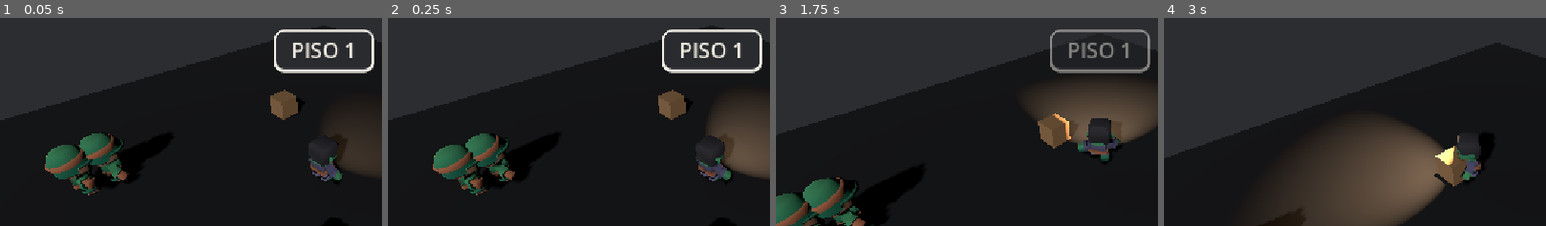
Above: before the commit, frames 1-4 (left to right).
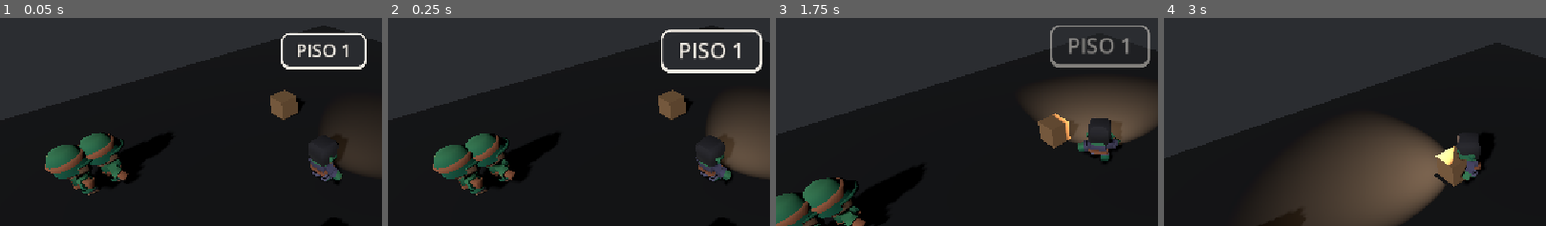
Above: after the commit, the same moments.

Repository: SofiaRubiano10/Zombivors_4to
Game: Godot game, scene res://prueba_sofia.tscn
Two runs of this game, one before a commit and one after it. Both use one fixed random seed, a clock stepped at 60 frames per second and the inputs below. This scene is started directly instead of the project's main scene.
Inputs:
- Up to frame 1 (0.05 s): no input
- Up to frame 2 (0.25 s): no input
- Up to frame 3 (1.75 s): tap Enter at 0.5 s; hold Shift (correr) 0.53-1.28 s; hold W (move_up) from 0.53 s (still down); tap Space (embestir) at 1.35 s
- Up to frame 4 (3 s): release W (move_up) at 2.03 s; hold A (move_left) from 2.03 s (still down); tap E (interactuar) at 2.1 s; tap F at 2.85 s
The pictures show only the part of the screen within x 8-58%, y 11-61%; the shares and areas given below are measured in that part.

The runs differ from the first frame. In frame 1, 2.5% of the frame differs, in the area x 71-98%, y 5-27%; in frame 2, 0.9%; in frame 3, 2.2%; in frame 4, nothing differs.

Commit message:
C7-04 avisos y contadores que reaccionan
Los avisos entran con un salto, con el borde del color del aviso, y salen
subiendo. Los puntos cuentan hacia arriba y sueltan un "+100" flotante; si la
run supera el récord lo dice. Cada alimento comido hace saltar su punto. En los
últimos 30 s antes de que cierre la salida el reloj se pone rojo y late, y si la
salida está abierta dice "CIERRA EN N s". La embestida destella al recargarse.

Co-authored-by: Juan Rojano <178296646+Jero-Rojano@users.noreply.github.com>

Diff:
--- a/hud.gd
+++ b/hud.gd
@@ -14,6 +14,10 @@
 # queda un momento (se ve cuánto dolió), el recuadro tiembla y se pone rojo con
 # cada golpe, destella al curar y, con poca vida, late junto a un borde rojo en
 # la pantalla. El color va de verde (sano) a ámbar y a rojo.
+# Clase 7: lo demás también reacciona. Los avisos entran con un salto y salen
+# subiendo; los puntos cuentan hacia arriba y sueltan un "+100" flotante; cada
+# alimento comido hace saltar su punto; el reloj se pone rojo y late en los
+# últimos 30 s antes de que cierre la salida; la embestida destella al recargarse.
 
 const COLOR_PELIGRO = Color("#B22222")
 const COLOR_HUESO = Color(0.949, 0.929, 0.894)
@@ -26,6 +30,8 @@
 @export var rapidez_rastro = 60.0
 # Por debajo de esta fracción de vida el recuadro late y aparece el borde rojo.
 @export var umbral_poca_vida = 0.3
+# Segundos antes del cierre de la salida en los que el reloj avisa.
+@export var aviso_cierre = 30.0
 
 @onready var raiz = $Raiz
 @onready var panel_vida = $Raiz/PanelVida
@@ -66,6 +72,11 @@
 var pos_vida = Vector2.ZERO
 var relleno_vida = null
 var latido = 0.0
+var pos_aviso_y = 0.0
+var puntos_mostrados = -1.0
+var puntos_objetivo = -1
+var cargas_vistas = -1
+var segundo_visto = -1
 var partida = null
 var jugador = null
 var interactuar = null
@@ -91,6 +102,7 @@
 	relleno_vida = barra_vida.get_theme_stylebox("fill").duplicate()
 	barra_vida.add_theme_stylebox_override("fill", relleno_vida)
 	pos_vida = panel_vida.position
+	pos_aviso_y = aviso.position.y
 	salud.cambio.connect(mostrar)
 	salud.golpeado.connect(_al_recibir_golpe)
 	mostrar(salud.vida)
@@ -152,10 +164,39 @@
 		return
 	texto_aviso.text = texto
 	texto_aviso.add_theme_color_override("font_color", color)
+	var caja = aviso.get_theme_stylebox("panel").duplicate()
+	if caja is StyleBoxFlat:
+		caja.border_color = color
+	aviso.add_theme_stylebox_override("panel", caja)
 	aviso.visible = true
 	centrar(aviso)
+	saltar(aviso, 0.6)
 	reloj_aviso = duracion_aviso
 	prioridad_aviso = prioridad
+
+# Un salto de tamaño que vuelve a 1 con rebote. desde < 1 crece, > 1 encoge.
+func saltar(control, desde = 1.3):
+	control.pivot_offset = control.size * 0.5
+	if control.has_meta("salto") and control.get_meta("salto").is_valid():
+		control.get_meta("salto").kill()
+	control.scale = Vector2.ONE * desde
+	var t = control.create_tween()
+	t.tween_property(control, "scale", Vector2.ONE, 0.3).set_trans(Tween.TRANS_BACK).set_ease(Tween.EASE_OUT)
+	control.set_meta("salto", t)
+
+# Texto que sube y se desvanece ("+100").
+func flotar(texto, color, donde):
+	var l = Label.new()
+	l.text = texto
+	l.add_theme_color_override("font_color", color)
+	l.add_theme_font_size_override("font_size", 20)
+	l.mouse_filter = Control.MOUSE_FILTER_IGNORE
+	raiz.add_child(l)
+	l.position = donde - l.get_minimum_size() * Vector2(1.0, 0.0)
+	var t = l.create_tween().set_parallel()
+	t.tween_property(l, "position:y", donde.y - 34.0, 0.9).set_ease(Tween.EASE_OUT)
+	t.tween_property(l, "modulate:a", 0.0, 0.9).set_delay(0.3)
+	t.chain().tween_callback(l.queue_free)
 
 # Un recuadro anclado al centro se ajusta a su texto y vuelve al medio.
 func centrar(control):
@@ -167,6 +208,10 @@
 	# El último medio segundo se desvanece.
 	aviso.modulate.a = clampf(reloj_aviso / 0.5, 0.0, 1.0)
 	aviso.visible = reloj_aviso > 0.0
+	# Y mientras se desvanece, sube un poco.
+	aviso.position.y = pos_aviso_y - (1.0 - aviso.modulate.a) * 14.0
+	for panel in [panel_objetivo, panel_puntos, panel_embestida]:
+		panel.modulate = panel.modulate.lerp(Color.WHITE, 1.0 - exp(-6.0 * delta))
 	animar_vida(delta)
 	actualizar_objetivo()
 	actualizar_puntos()
@@ -269,17 +314,34 @@
 		return
 	texto_piso.text = "PISO " + str(Partida.zona) + "/" + str(partida.zonas_total)
 	texto_tiempo.text = partida.reloj_texto(partida.tiempo)
+	avisar_cierre()
 	fila_comida.visible = partida.metas > 0
 	if partida.metas != metas_dibujadas or partida.hechas != hechas_dibujadas:
 		dibujar_pips(partida.metas, mini(partida.hechas, partida.metas))
+	var falta = partida.tiempo_tarde - partida.tiempo
 	if partida.tarde:
 		mostrar_estado_salida("SALIDA CERRADA", COLOR_PELIGRO)
+	elif partida.abierta and falta <= aviso_cierre:
+		mostrar_estado_salida("CIERRA EN " + str(ceili(falta)) + " s", COLOR_PELIGRO)
 	elif partida.abierta:
 		mostrar_estado_salida("SALIDA ABIERTA", COLOR_COMIDA)
 	else:
 		estado_salida.visible = false
 
+# Los últimos segundos antes de que cierre la salida: el reloj se pone rojo y late
+# una vez por segundo.
+func avisar_cierre():
+	var falta = partida.tiempo_tarde - partida.tiempo
+	var cerca = not partida.tarde and falta <= aviso_cierre
+	texto_tiempo.add_theme_color_override("font_color", COLOR_PELIGRO if cerca or partida.tarde else COLOR_HUESO)
+	var segundo = ceili(falta)
+	if cerca and segundo != segundo_visto:
+		saltar(texto_tiempo, 1.25)
+	segundo_visto = segundo
+
 func mostrar_estado_salida(texto, color):
+	if not estado_salida.visible or estado_salida.text.begins_with("SALIDA") != texto.begins_with("SALIDA"):
+		saltar(panel_objetivo, 1.12)
 	estado_salida.visible = true
 	estado_salida.text = texto
 	estado_salida.add_theme_color_override("font_color", color)
@@ -297,6 +359,9 @@
 		metas_dibujadas = metas
 	for i in pips.get_child_count():
 		pintar_pip(pips.get_child(i), i < hechas)
+		# El que se acaba de comer salta.
+		if i < hechas and i >= hechas_dibujadas and hechas_dibujadas >= 0:
+			saltar.call_deferred(pips.get_child(i), 1.8)
 	hechas_dibujadas = hechas
 	centrar(panel_objetivo)
 
@@ -314,14 +379,34 @@
 	panel_puntos.visible = puntos != null
 	if puntos == null:
 		return
-	texto_puntos.text = str(puntos.en_curso())
+	var objetivo = puntos.en_curso()
+	if puntos_mostrados < 0.0:
+		puntos_mostrados = objetivo
+	elif objetivo > puntos_objetivo:
+		var r = texto_puntos.get_global_rect()
+		flotar("+" + str(objetivo - puntos_objetivo), COLOR_COMIDA, Vector2(r.end.x, r.end.y + 48.0))
+		saltar(texto_puntos, 1.3)
+		panel_puntos.modulate = Color(1.3, 1.2, 1.0)
+	puntos_objetivo = objetivo
+	# Cuenta hacia arriba: rápido si es mucho, nunca más de un segundo.
+	var rapidez = maxf(absf(objetivo - puntos_mostrados) * 3.0, 120.0)
+	puntos_mostrados = move_toward(puntos_mostrados, objetivo, rapidez * get_process_delta_time())
+	texto_puntos.text = str(int(round(puntos_mostrados)))
 	texto_record.text = "RÉCORD " + str(maxi(puntos.record, 0))
+	# Récord superado en esta run: lo dice.
+	if puntos.record > 0 and objetivo > puntos.record:
+		texto_record.text = "¡NUEVO RÉCORD!"
 
 # Barra que se llena mientras recarga. "LISTA", "x2" con dos cargas.
 func actualizar_embestida():
 	if embestida == null:
 		return
 	var listas = embestida.cargas
+	# Recuperó una carga: la tecla salta y el recuadro destella.
+	if cargas_vistas >= 0 and listas > cargas_vistas:
+		saltar($Raiz/PanelEmbestida/Fila/Tecla, 1.35)
+		panel_embestida.modulate = Color(1.35, 1.25, 1.0)
+	cargas_vistas = listas
 	if listas >= embestida.cargas_max:
 		recarga.value = 1.0
 	else:
